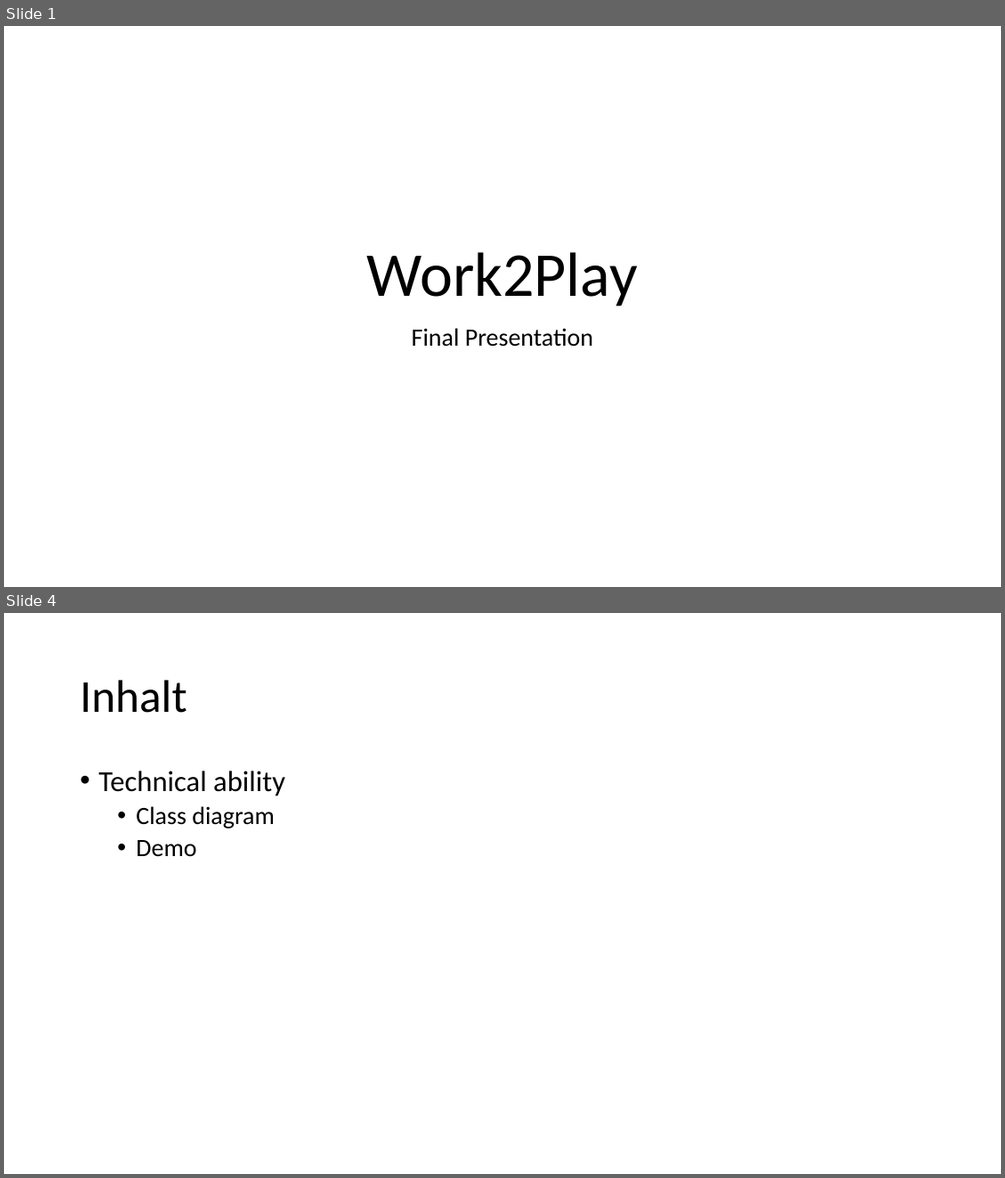
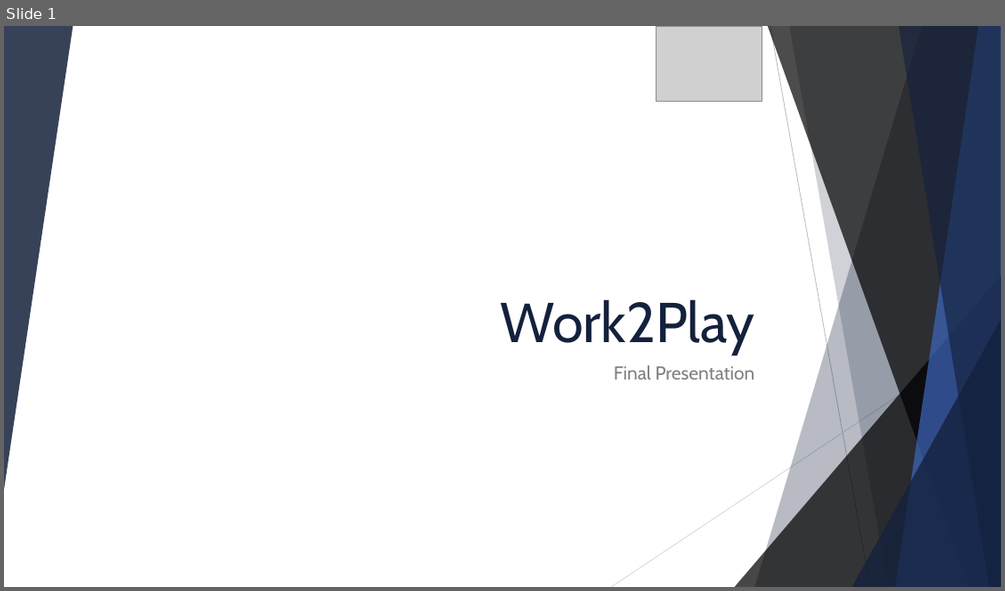
Before and after one commit to david2628/Work2Play, a slide deck: Final/W2P_final.pptx. Shown one above the other, each under a label of ours: slides 1 and 4 before the commit, slide 1 after it; the slides between them are not shown. The pictures are 1005x1178 and 1005x591 pixels, drawn with LibreOffice and Linux fonts; fonts in the diff are those of the drawing; grey boxes stand for pictures. Boxes give left, top, right and bottom in pixels: in the first picture for what was removed or moved away, otherwise in the second. Text is boxed around its words. In the diff, an @@ line names an element or a change of style, - is before the commit and + after.

```diff
--- a/Final/W2P_final.pptx
+++ b/Final/W2P_final.pptx
@@ slide 4 removed at box(4, 613, 1001, 1174), background #FFFFFF @@
@@ title removed at box(80, 680, 186, 713) @@
-Inhalt
@@ text removed at box(98, 771, 285, 856) @@
-• Technical ability
-  • Class diagram
-  • Demo
@@ slide 1 changed as well @@
@@ group added at box(4, 26, 1001, 587): 5 freeform shapes, 3 triangles, 2 lines @@
@@ picture added at box(656, 26, 763, 101) @@
@@ title "Work2Play": place and size @@
-title "Work2Play" at box(367, 252, 638, 306)
+title "Work2Play" at box(500, 299, 754, 354)
@@ title "Work2Play" at box(500, 299, 754, 354): size 60 to 54 pt, font Calibri to Cabin, text colour #000000 to #14213D; alignment centre to right; line spacing 0.9 to 1 @@
@@ subtitle "Final Presentation": place and size @@
-subtitle "Final Presentation" at box(412, 328, 593, 346)
+subtitle "Final Presentation" at box(614, 365, 755, 379)
@@ subtitle "Final Presentation" at box(614, 365, 755, 379): size 24 to 18 pt, font Calibri to Cabin, text colour #000000 to #808080; alignment centre to right; line spacing 0.9 to 1 @@
```
Also in this commit, not shown: 12 other slides changed, 12 slides added, 9 other slides removed.
